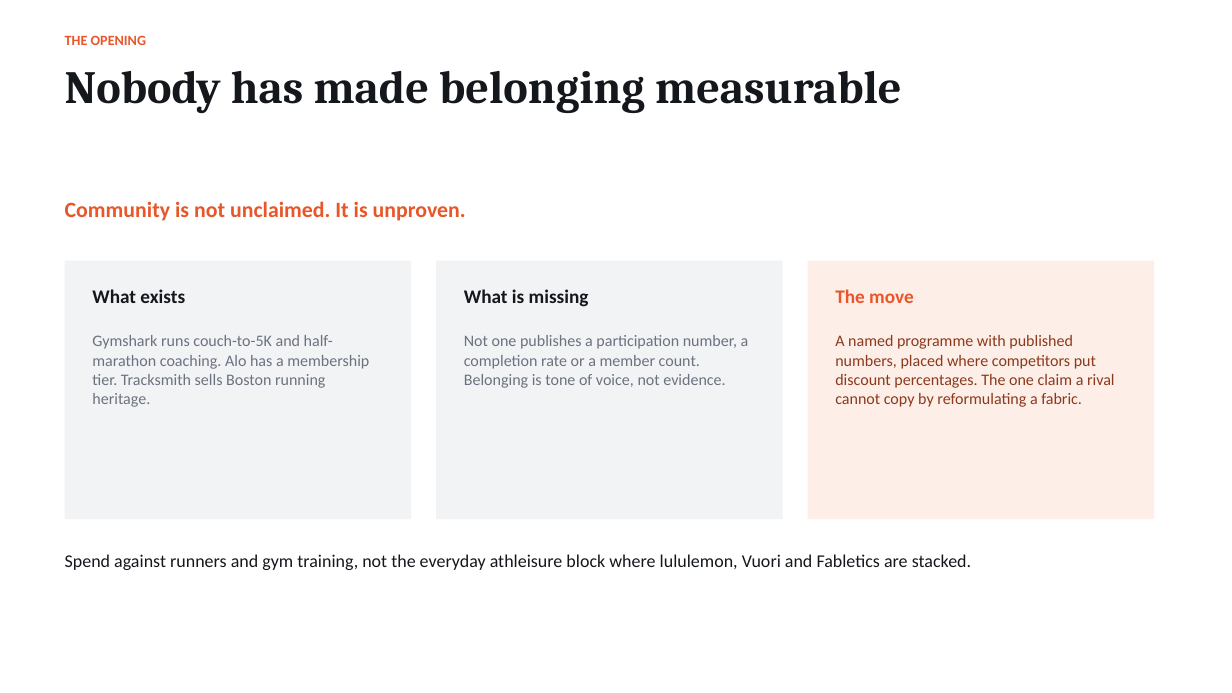
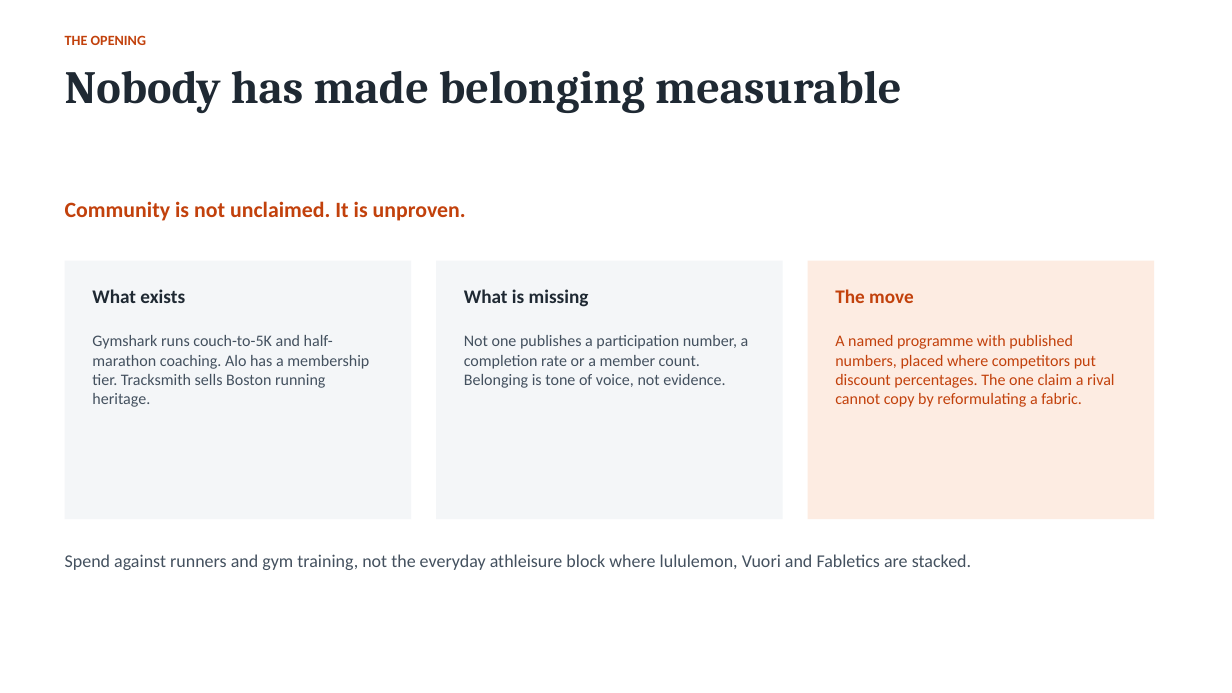
Before and after one commit to spdooley5949/Creative-Teardown-Marketing, a slide deck: slide 7 of output/Dooley_Creative_Teardown_Findings.pptx (slide 6 before the commit). Drawn at 1232x693 pixels with LibreOffice and Linux fonts; fonts in the diff are those of the drawing. Boxes give left, top, right and bottom in pixels: in the first picture for what was removed or moved away, otherwise in the second. Text is boxed around its words. In the diff, an @@ line names an element or a change of style, - is before the commit and + after.

```diff
--- a/output/Dooley_Creative_Teardown_Findings.pptx
+++ b/output/Dooley_Creative_Teardown_Findings.pptx
@@ rectangle at box(65, 261, 411, 519): fill #F2F3F5 to #F4F6F8 @@
@@ rectangle at box(436, 261, 783, 519): fill #F2F3F5 to #F4F6F8 @@
@@ rectangle at box(808, 261, 1154, 519): fill #FDEEE8 to #FDECE2 @@
@@ text colour #14181C to #1F2933 in 3 elements at box(65, 71, 901, 113), box(92, 289, 185, 303), box(464, 289, 589, 307) @@
@@ text colour #E8562A to #C2410C in 3 elements at box(65, 35, 146, 45), box(65, 201, 466, 221), box(835, 289, 914, 303) @@
@@ text "Gymshark runs couch-to-5K and half-marathon ..." at box(92, 335, 369, 407): text colour #6B7280 to #44515F @@
@@ text "Not one publishes a participation ..." at box(464, 335, 749, 388): text colour #6B7280 to #44515F @@
@@ text "A named programme with published ..." at box(835, 335, 1115, 407): text colour #8C3A1B to #C2410C @@
@@ text "Spend against runners and gym ..." at box(65, 554, 971, 570): text colour #14181C to #44515F @@
```
Also in this commit, not shown: 8 other slides changed, 1 slide added, 1 other file.
